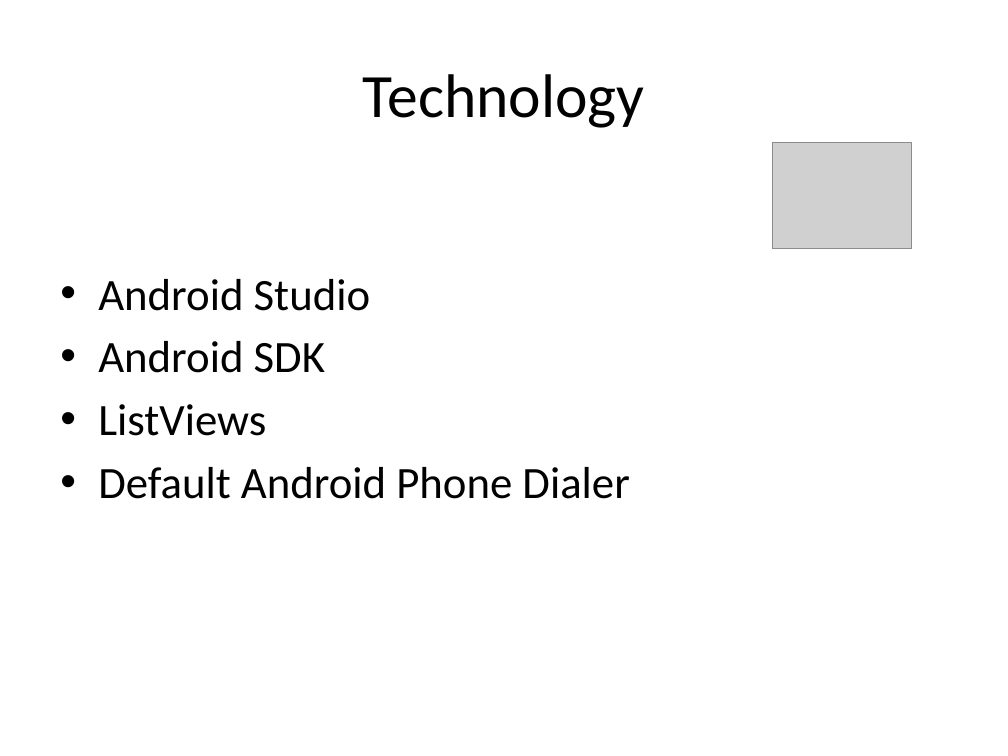
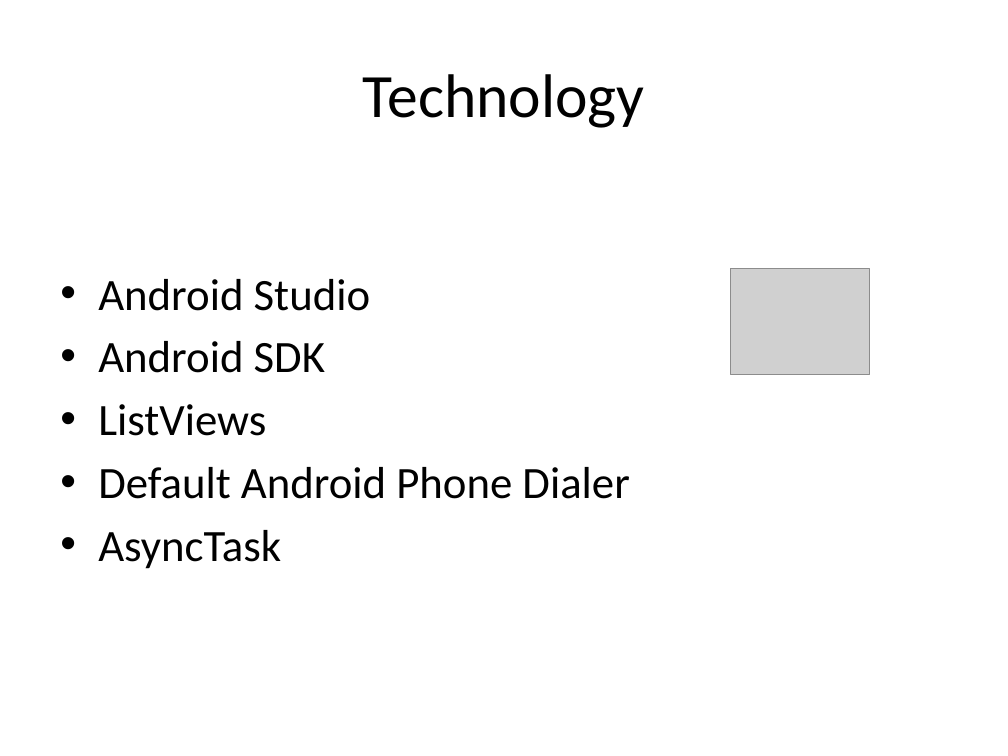
Before and after one commit to paceuniversity/CS6392015team2, a slide deck: slide 14 of Automobile Maintenance App (1).pptx. Drawn at 1008x756 pixels with LibreOffice and Linux fonts; fonts in the diff are those of the drawing; grey boxes stand for pictures. Boxes give left, top, right and bottom in pixels: in the first picture for what was removed or moved away, otherwise in the second. Text is boxed around its words. In the diff, an @@ line names an element or a change of style, - is before the commit and + after.

Commit message:
final

```diff
--- a/Automobile Maintenance App (1).pptx
+++ b/Automobile Maintenance App (1).pptx
@@ picture: place and size @@
-picture at bbox=[773, 143, 912, 249]
+picture at bbox=[731, 269, 870, 375]
@@ text at bbox=[98, 530, 281, 569]: paragraph added @@
+• AsyncTask
```
Also in this commit, not shown: 5 slides added.
